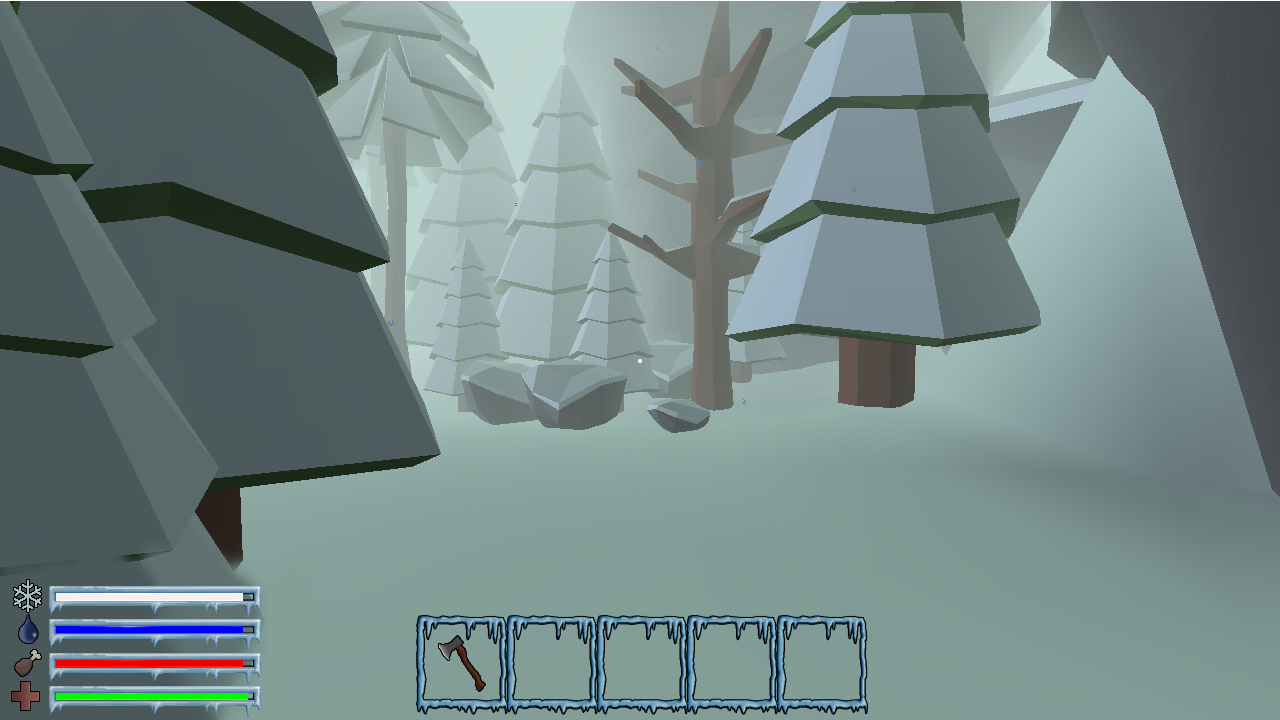
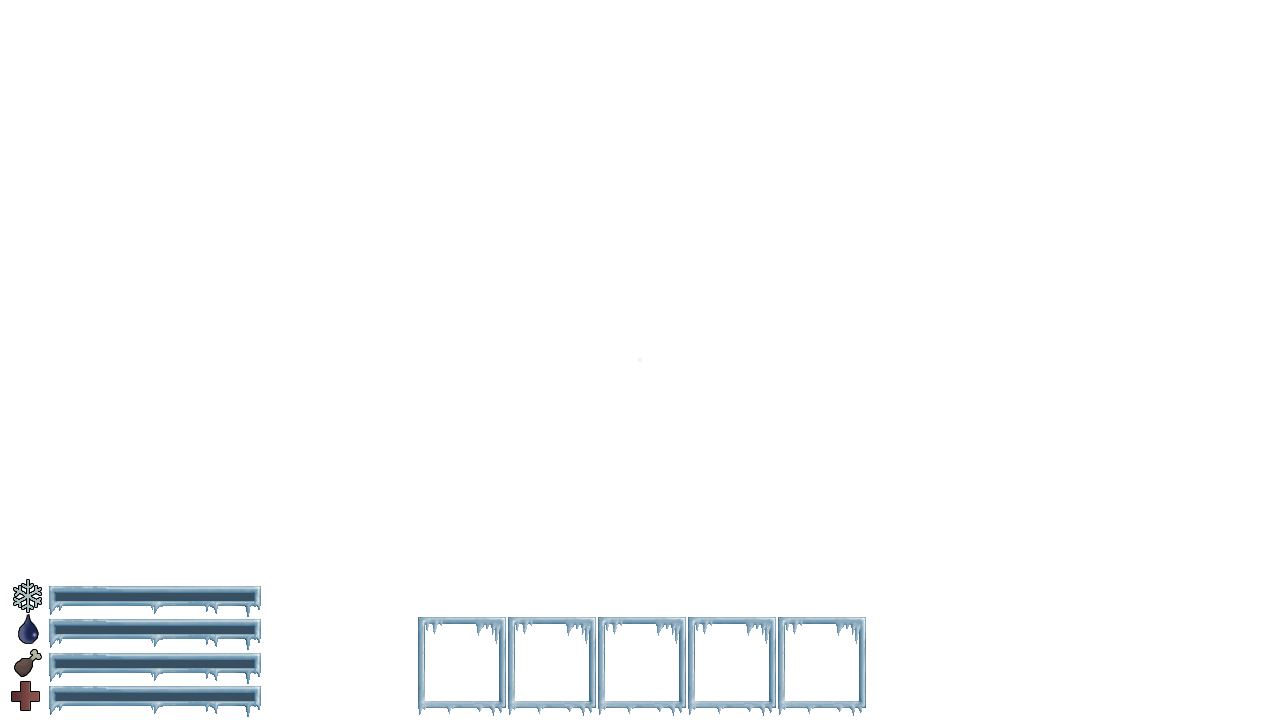
Layer changes from the first w=1280, h=720 image to the second:
painted on "ColdMeter copy 3" over [left=48, top=586, right=261, bottom=684]
added layer "FrameICE copy 4" above "uiTexture3" over [left=418, top=617, right=866, bottom=716]
painted on "uiTexture3" over [left=416, top=615, right=868, bottom=714]
hid "uiTextureFlipped" over [left=438, top=635, right=486, bottom=692]
renamed "ColdMeter copy 2" to "Layer 14", moved it above "Layer 13", painted on it over [left=48, top=592, right=261, bottom=701]
removed layer "ColdMeter copy" over [left=48, top=619, right=261, bottom=650]
removed layer "ColdMeter" over [left=48, top=586, right=261, bottom=617]
hid "Layer 13", painted on it over [left=0, top=1, right=1280, bottom=720]
